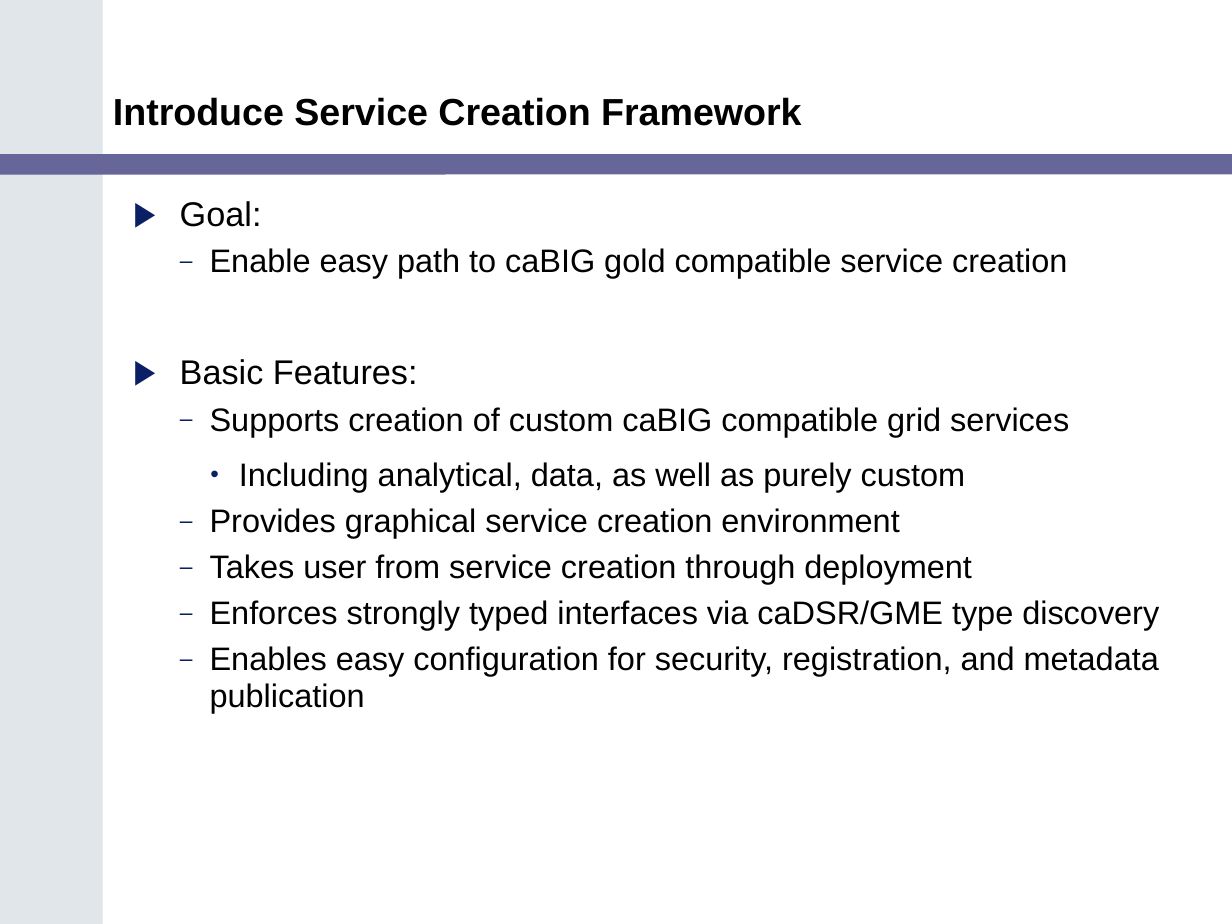
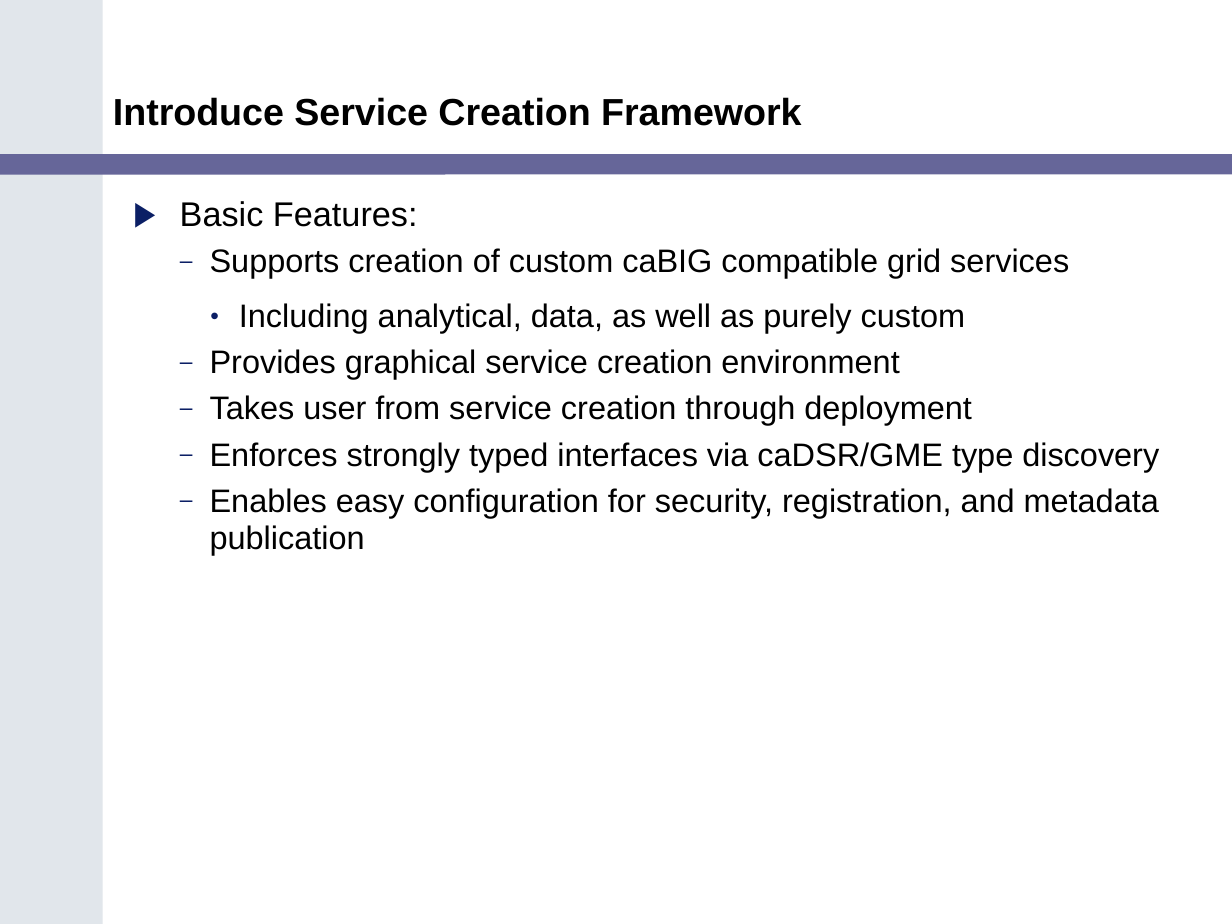
Before and after one commit to NCIP/cagrid-docs, a slide deck: slide 9 of presentations/200602_VCDE_ARCH/caGrid_Update_Arch_VCDE_Feb1.ppt (slide 8 before the commit). Drawn at 1232x924 pixels with LibreOffice and Linux fonts; fonts in the diff are those of the drawing; background and template pictures are left out. Boxes give left, top, right and bottom in pixels: in the first picture for what was removed or moved away, otherwise in the second. Text is boxed around its words. In the diff, an @@ line names an element or a change of style, - is before the commit and + after.

```diff
--- a/presentations/200602_VCDE_ARCH/caGrid_Update_Arch_VCDE_Feb1.ppt
+++ b/presentations/200602_VCDE_ARCH/caGrid_Update_Arch_VCDE_Feb1.ppt
@@ text at (180, 201, 1067, 278): paragraphs removed @@
-▶ Goal:
-  – Enable easy path to caBIG gold compatible service creation
```
Also in this commit, not shown: 6 other slides changed, 3 slides added, 1 slide removed.
